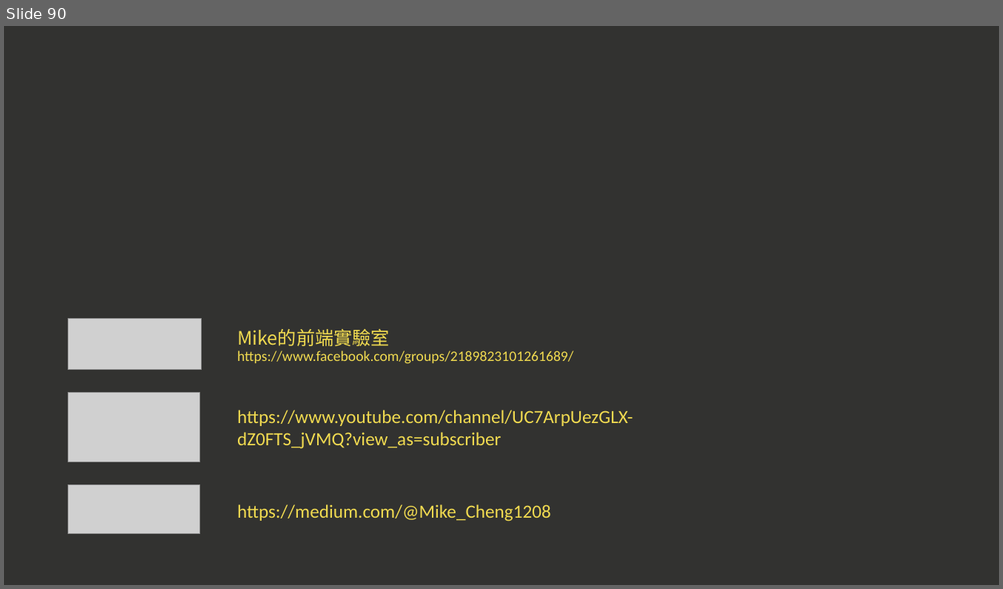
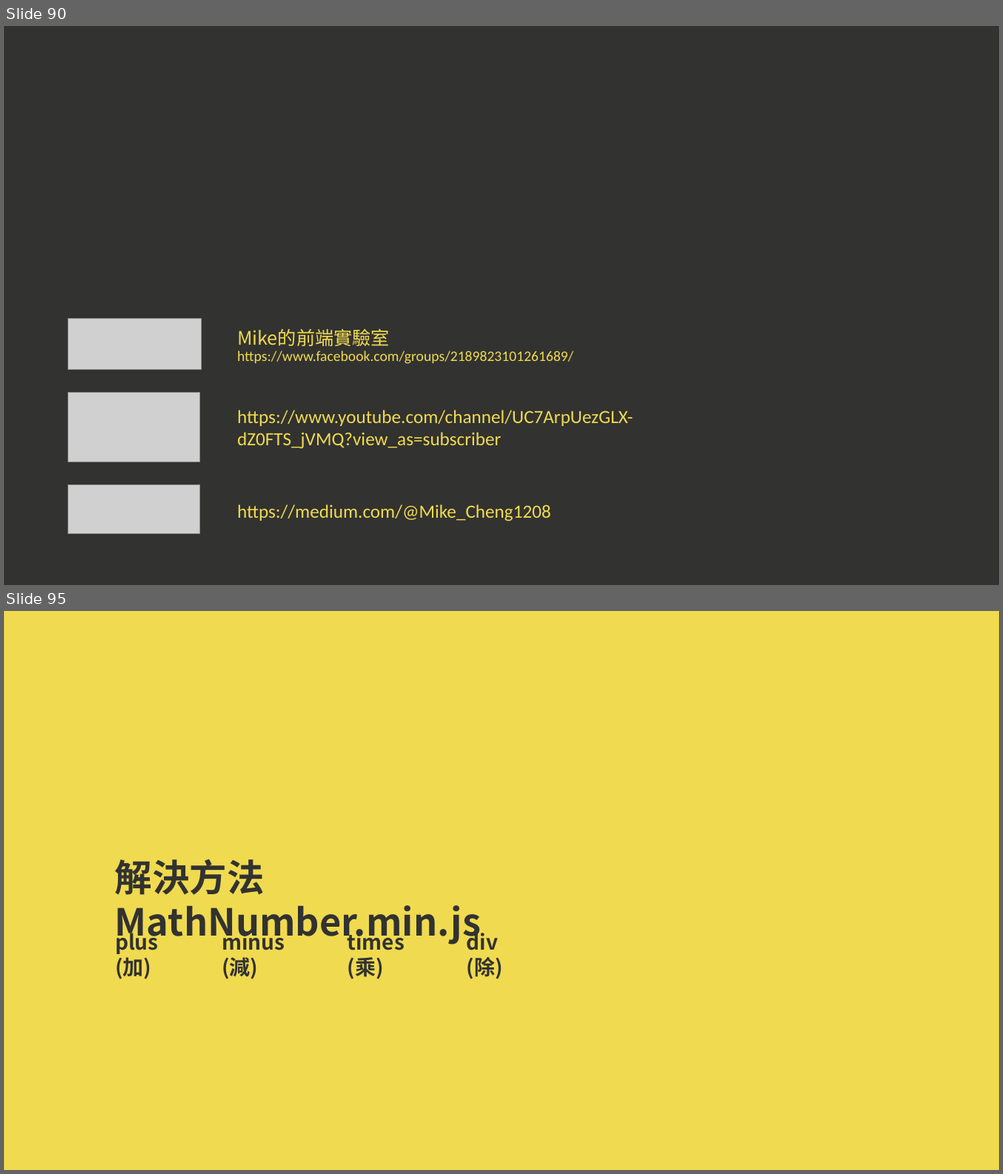
Before and after one commit to a23246542/JS_course_beginner_example, a slide deck: 現代 JavaScript 職人之路｜入門篇.pptx. Shown one above the other, each under a label of ours: slide 90 before the commit, slides 90 and 95 after it; the slides between them are not shown. The pictures are 1003x589 and 1003x1174 pixels, drawn with LibreOffice and Linux fonts; fonts in the diff are those of the drawing; grey boxes stand for pictures. Boxes give left, top, right and bottom in pixels: in the first picture for what was removed or moved away, otherwise in the second. Text is boxed around its words. In the diff, an @@ line names an element or a change of style, - is before the commit and + after.

```diff
--- a/現代 JavaScript 職人之路｜入門篇.pptx
+++ b/現代 JavaScript 職人之路｜入門篇.pptx
@@ slide 95 added at [4,611,999,1170], background #F0DA50 @@
@@ text added at [115,859,481,945], 36 pt, text #323230, bold @@
+解決方法 MathNumber.min.js
@@ text added at [115,929,159,980], 20 pt, text #323230, bold @@
+plus (加)
@@ text added at [222,929,284,980], 20 pt, text #323230, bold @@
+minus (減)
@@ text added at [347,929,405,980], 20 pt, text #323230, bold @@
+times (乘)
@@ text added at [466,929,503,980], 20 pt, text #323230, bold @@
+div (除)
```
Also in this commit, not shown: 4 other slides added, 1 other file.
